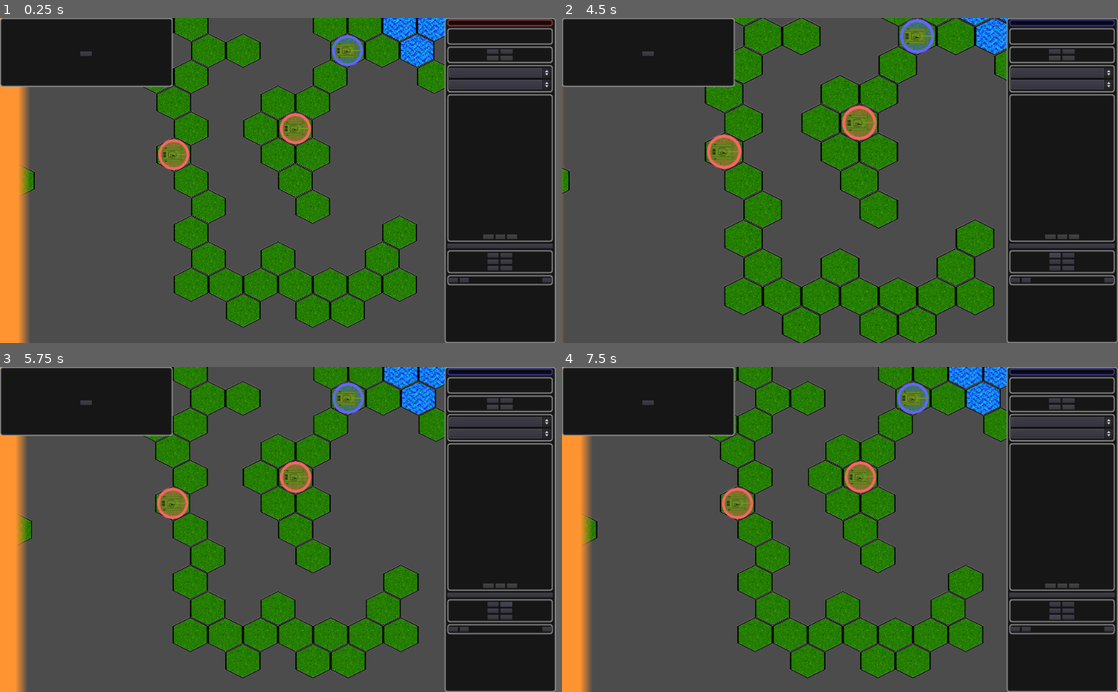
Above: before the commit, frames 1-4 (two rows, left to right).
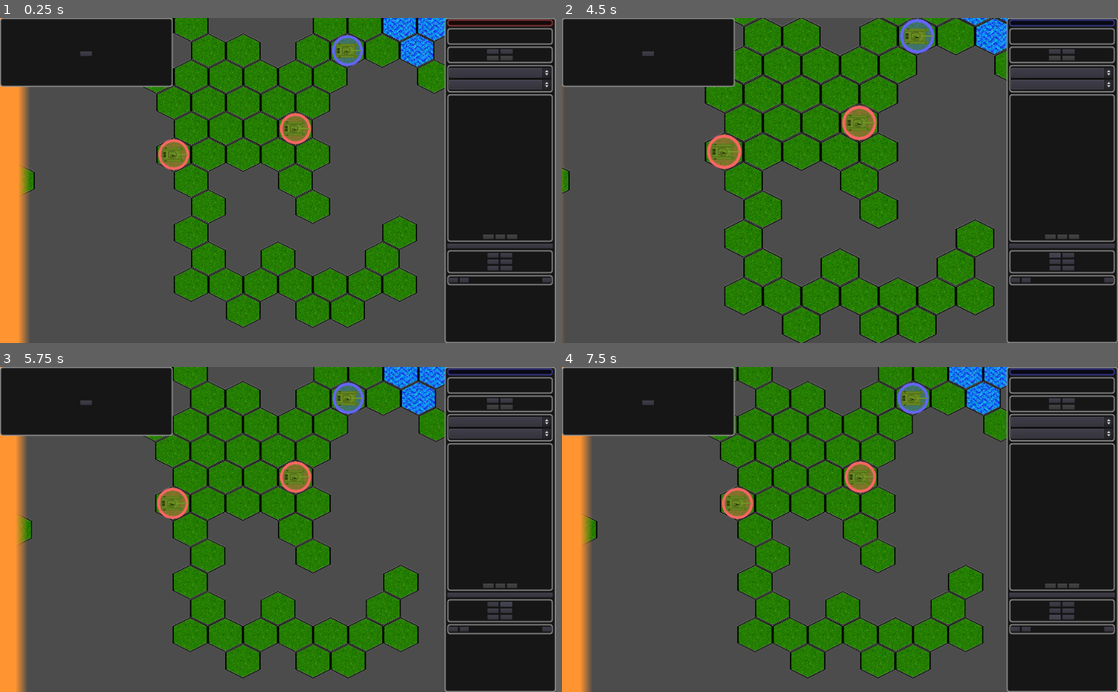
Above: after the commit, the same moments.

Repository: stefanos-86/HexGame
Game: Godot game, scene res://Scenes/HexMap.tscn
The game is run twice, just before and just after one commit, with the same random seed, the same clock (stepped at 60 frames per second) and the same inputs.
Inputs:
- Up to frame 1 (0.25 s): no input
- Up to frame 2 (4.5 s): click "Artillery" at 0.5 s; click "Fire Smoke" at 1.25 s; click "Fire at will" at 2 s; click "Slow" at 2.75 s; click "End Turn" at 3.5 s; click "Zoom In" at 4.25 s
- Up to frame 3 (5.75 s): click "Zoom Out" at 5 s
- Up to frame 4 (7.5 s): click "Pan Up" at 5.75 s; click "Pan Down" at 6.5 s; click "Pan Left" at 7.25 s

The runs differ from the first frame. In frame 1, 4.4% of the frame differs, in the area x 34-60%, y 4-48%; in frame 2, 5.4%, in the area x 32-61%, y 0-48%; in frame 3, 4.5%; in frame 4, 4.5%.

Commit message:
Compute and display the line-of-sight distances. Recycle the built-in astar implementation rather than attempting to compute the hex distance by math.

Diff:
--- a/Scenes/Control.gd
+++ b/Scenes/Control.gd
@@ -53,16 +53,26 @@
 
   if event is InputEventMouseMotion:
     var corrected_mouse_position = get_global_mouse_position()
-    # corrected_mouse_position = event.position
     var hit = terrain.detect_cell_under_mouse(corrected_mouse_position)
-    if (last_hovered_cell != hit): # Change info when going out of the cell.
+
+    # Change the info only when needed, when a new cell is under the cursor.
+    if (last_hovered_cell != hit):
       last_hovered_cell = hit
-      interface.describe_cell(hit)
-      if (selected_unit != null): # TODO ... and the current cell did not change
+
+
+      var distance = null
+      var hit_probability = null
+
+      if (selected_unit != null):
         var target = terrain.what_is_at(hit)
         if (target == null):
           var planned_path = terrain.plot_unit_path(selected_unit, hit)
           interface.plot_movement(planned_path)
+        else:
+          distance = terrain.distance_between(selected_unit, target)
+
+      interface.describe_cell(hit, distance, hit_probability)
+
 
 
   if event is InputEventMouseButton:
--- a/Scenes/HexMap.tscn
+++ b/Scenes/HexMap.tscn
@@ -25,7 +25,7 @@
 cell_tile_origin = 1
 centered_textures = true
 format = 1
-tile_data = PoolIntArray( -65523, 0, 0, -65522, 0, 0, 7, 0,  …(120 unchanged characters)… 542, 0, 0, 65543, 0, 0, 65545, 0, 0, 65550, 0, 0, 65551, 0, 0, 65552, 0, 0, 65553, 0, 0, 65554, 1, 0, 65555, 1, 0, 65556, 1, 0, 65558, 1, 0, 65559, 1, 0, 65560, 0, 0, 65561, 0, 0, 131076, 0, 0, 131077, 0, 0, 131078, 0, 0, 131083, 0, 0, 131085, 0, 0, 131086, 0, 0, 131092, 0, 0, 131094, 0, 0, 131096, 0, 0, 131097, 0, 0, 196613, 0, 0, 196614, 0, 0, 196618, 0, 0, 196619, 0, 0, 1966 …(388 unchanged characters)…
+tile_data = PoolIntArray( -65523, 0, 0, -65522, 0, 0, 7, 0,  …(120 unchanged characters)… 542, 0, 0, 65543, 0, 0, 65545, 0, 0, 65549, 0, 0, 65550, 0, 0, 65551, 0, 0, 65552, 0, 0, 65553, 0, 0, 65554, 1, 0, 65555, 1, 0, 65556, 1, 0, 65558, 1, 0, 65559, 1, 0, 65560, 0, 0, 65561, 0, 0, 131076, 0, 0, 131077, 0, 0, 131078, 0, 0, 131079, 0, 0, 131080, 0, 0, 131081, 0, 0, 131082, 0, 0, 131083, 0, 0, 131084, 0, 0, 131085, 0, 0, 131086, 0, 0, 131092, 0, 0, 131094, 0, 0, 131096, 0, 0, 131097, 0, 0, 196613, 0, 0, 196614, 0, 0, 196615, 0, 0, 196616, 0, 0, 196617, 0, 0, 196618, 0, 0, 196619, 0, 0, 1966 …(388 unchanged characters)…
 script = ExtResource( 4 )
 
 [node name="DebugSquare" type="Sprite" parent="Terrain"]
--- a/Scenes/Interface.gd
+++ b/Scenes/Interface.gd
@@ -32,22 +32,22 @@
   pan_up() # Ensure the camera gets re-positioned within the limits.
 
 
-func describe_cell(map_coordinates):
+func describe_cell(map_coordinates, distance, hit_prob):
   $CellCursor.position = terrain.cell_to_world(map_coordinates)
 
   var terrain_type = terrain.terrain_type_at(map_coordinates)
   var terrain_desc = "({0}, {1}) - {2}".format([map_coordinates.x, map_coordinates.y, terrain_type])
   $Camera/L/Sidebar/Descriptions/VB/CellDescription.text = terrain_desc
 
+  var target = terrain.what_is_at(map_coordinates)
+  var target_desc = ""
+  if target != null:
+    target_desc = target.type
 
-  var unit = terrain.what_is_at(map_coordinates)
+    if distance != null:
+      target_desc += ", %s hexes" % distance
 
-  var unit_description = "No one is there."
-  if unit != null:
-    pass #unit_description = str(unit.name) + " " + unit.unit_name
-
-  #$Camera/L/Sidebar/CellDescription.text = str(map_coordinates) + " " + unit_description
-
+  $Camera/L/Sidebar/Descriptions/VB/TargetDescription.text = target_desc
 
 
 func mark_as_selected(unit):
--- a/Scenes/Terrain.gd
+++ b/Scenes/Terrain.gd
@@ -25,7 +25,8 @@
 # I would like to implement in the future (e. g. cells passable
 # to certain units but not others, cost that varies if the map changes,
 # like on broken up terrain, or with deployable bridges).
-var navigation = AStar2D.new()
+var navigation = AStar2D.new()    # Accounts for impassable cells and move cost.
+var shortest_path = AStar2D.new() # For hex distance computation. Easier than doing the math..
 var positions_id = {}
 
 # Keep track of what is at every cell.
@@ -133,28 +134,36 @@
   return tiles_db[cell_type].terrain_name
 
 func fill_navigation_info():
-  var max_map_size = 30
+  var max_map_size = 30 # Todo: use the map extent like for the debug sprite
+  var start_point = -10
   var cell_id = 0
-  for i in range(-10, max_map_size):
-    for j in range(-10, max_map_size):
+  for i in range(start_point, max_map_size):
+    for j in range(start_point, max_map_size):
       var map_coordinate = Vector2(i, j)
+      positions_id[map_coordinate] = cell_id
+
+      shortest_path.add_point(cell_id, map_coordinate)
+
       var movement_cost = movement_cost_for_position(map_coordinate)
       if (movement_cost != TerrainStats.impassable):
         navigation.add_point(cell_id, map_coordinate, movement_cost)
-        positions_id[map_coordinate] = cell_id
-        cell_id += 1
-
-  for i in range(-10, max_map_size):
-    for j in range(-10, max_map_size):
+
+      cell_id += 1
+
+
+  for i in range(start_point, max_map_size):
+    for j in range(start_point, max_map_size):
       var map_coordinate = Vector2(i, j)
       var movement_cost = movement_cost_for_position(map_coordinate)
-      if (movement_cost != TerrainStats.impassable):
-        var near = neighbors_of(map_coordinate)
-        for n in near:
+      var start = positions_id[map_coordinate]
+      var near = neighbors_of(map_coordinate)
+
+      for n in near:
+        if (positions_id.has(n)):
+          var end = positions_id[n]
           var neighbor_cost = movement_cost_for_position(n)
-          if (neighbor_cost != TerrainStats.impassable):
-            var start = positions_id[map_coordinate]
-            var end = positions_id[n]
+          shortest_path.connect_points(start, end)
+          if movement_cost != TerrainStats.impassable and neighbor_cost != TerrainStats.impassable:
             navigation.connect_points(start, end)
 
 
@@ -200,3 +209,13 @@
   var old_position = where_is(something)
   units_on_map[old_position] = null
   units_on_map[here] = something
+
+func distance_between(unit_a, unit_b):
+  var coord_a = where_is(unit_a)
+  var coord_b = where_is(unit_b)
+
+  var start = positions_id[coord_a]
+  var end = positions_id[coord_b]
+
+  var path = shortest_path.get_point_path(start, end)
+  return path.size() -2 # "Discount" the start and end cells.
